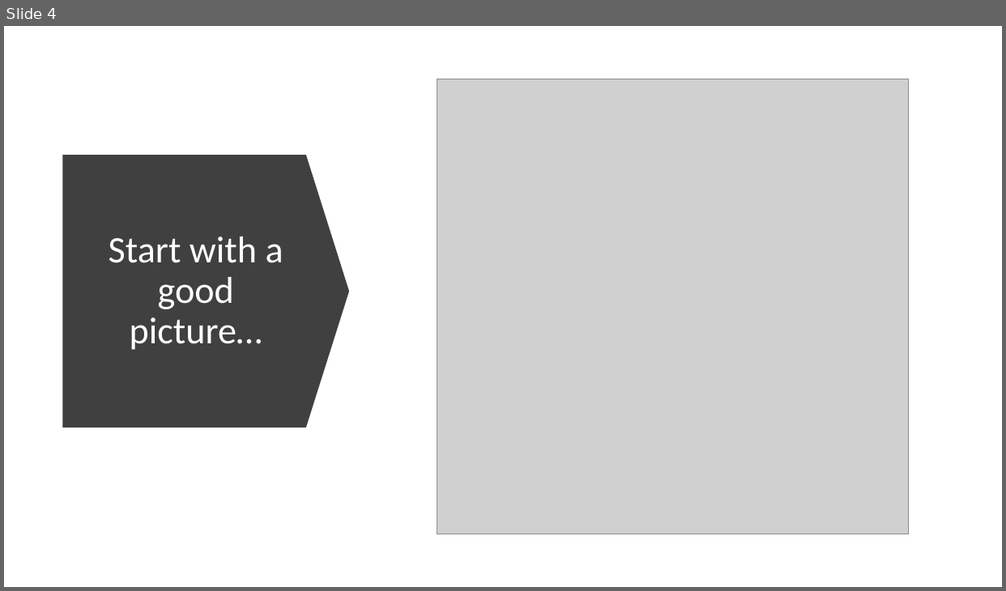
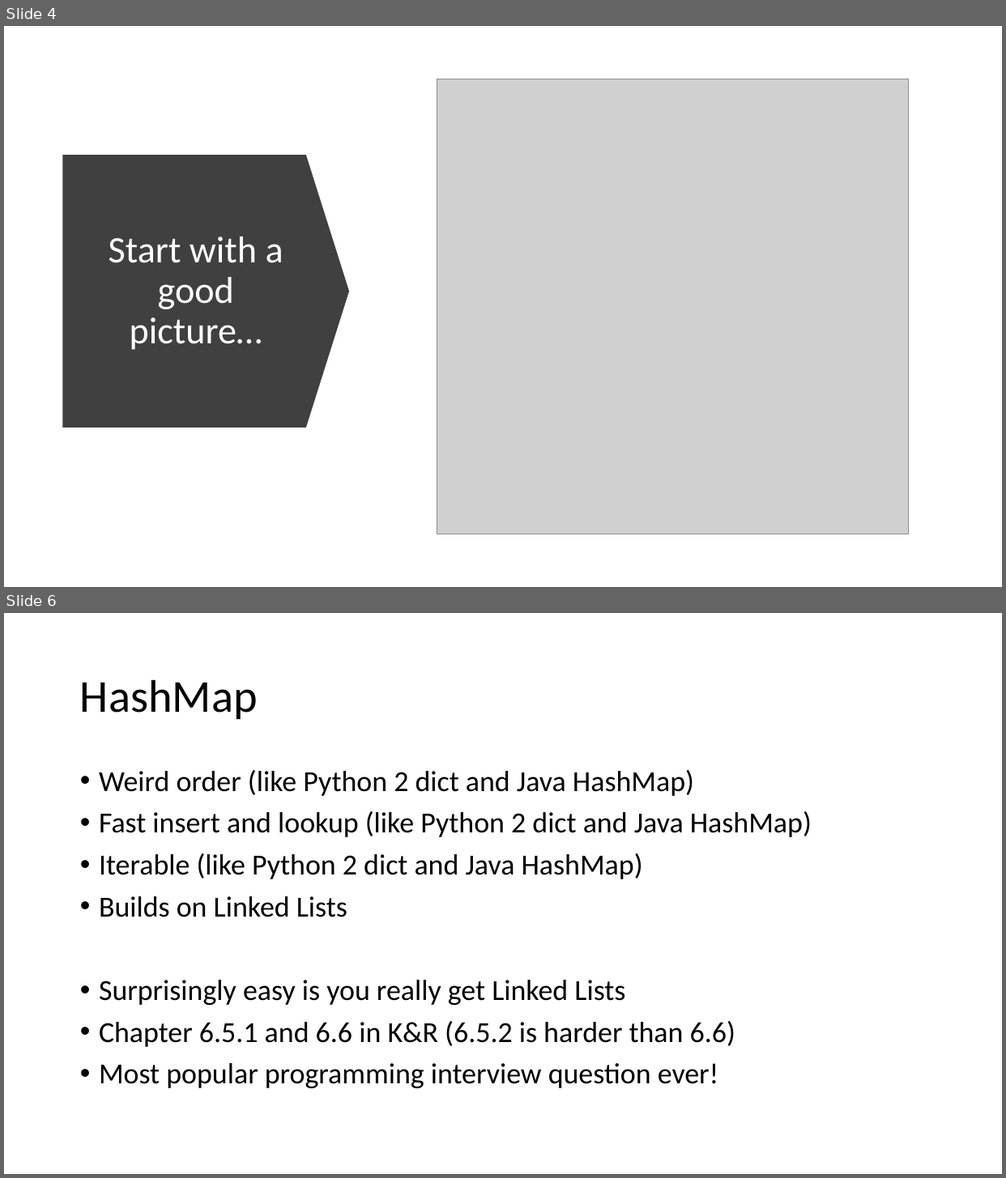
Before and after one commit to csev/cc4e, a slide deck: lectures/CC-05-Trees-Hash.pptx. Shown one above the other, each under a label of ours: slide 4 before the commit, slides 4 and 6 after it; the slides between them are not shown. The pictures are 1006x591 and 1006x1178 pixels, drawn with LibreOffice and Linux fonts; fonts in the diff are those of the drawing; grey boxes stand for pictures. Boxes give left, top, right and bottom in pixels: in the first picture for what was removed or moved away, otherwise in the second. Text is boxed around its words. In the diff, an @@ line names an element or a change of style, - is before the commit and + after.

```diff
--- a/lectures/CC-05-Trees-Hash.pptx
+++ b/lectures/CC-05-Trees-Hash.pptx
@@ slide 6 added at [4, 613, 1002, 1174], background #FFFFFF @@
@@ title added at [80, 679, 258, 719], 44 pt, text #000000 @@
+HashMap
@@ text added at [99, 770, 812, 1088], 28 pt, text #000000 @@
+• Weird order (like Python 2 dict and Java HashMap)
+• Fast insert and lookup (like Python 2 dict and Java HashMap)
+• Iterable (like Python 2 dict and Java HashMap)
+• Builds on Linked Lists
+• Surprisingly easy is you really get Linked Lists
+• Chapter 6.5.1 and 6.6 in K&R (6.5.2 is harder than 6.6)
+• Most popular programming interview question ever!
```
Also in this commit, not shown: 2 slides changed, 8 other slides added, 3 other files.
